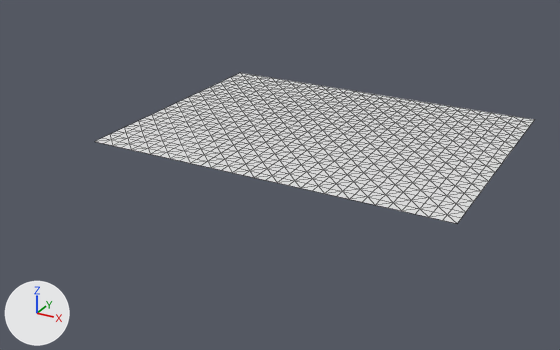
The OBJ model assets/maps/chunks/terrain_lod0_2_3.obj as it was, and as the next commit left it.
The view is the same before and after, from a camera (50 mm lens) standing at (216.3, -334.2, 40.5) and looking at (157.7, -227.7, -12.8). The axes (+X, +Y, +Z) are drawn at lower left. The lights are the same throughout. The picture after the commit comes second. Mesh edges are drawn as thin lines. Where no turn or scale is listed for an object, it has been applied to the vertices.

In view in the first picture: 'terrain_lod0_2_3'.
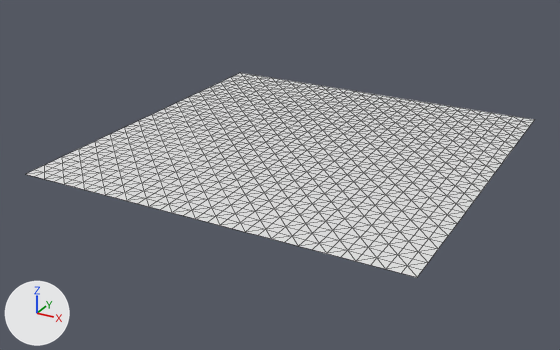
Where the change shows, as pixel boxes (x1, y1, x2, y2) in the pictures (560 x 350 px):
'terrain_lod0_2_3', reshaped (15% wider, 36% taller)
    before: (95, 73, 534, 223)
    after: (27, 73, 534, 277)
part 1 of me_terrain_lod0_2_3, added
    after: (27, 142, 457, 277)

What the commit changed:
me_terrain_lod0_2_3 is used by ob_terrain_lod0_2_3; location (0.0, 0.0, 0.0).
me_terrain_lod0_2_3 had 825 vertices, 1536 faces and spanned x 128.0..192.0, y -240.0..-192.0, z -8.0.
me_terrain_lod0_2_3 now has 1089 vertices, 2048 faces and spans x 128.0..192.0, y -256.0..-192.0, z -8.0.
Part 1, on me_terrain_lod0_2_3:
33 new vertices lie (0.0, -2.0, 0.0) away from vertices in x 128.0..192.0, y -240.0, z -8.0.
33 new vertices lie (0.0, -2.0, 0.0) away from vertices in x 128.0..192.0, y -242.0, z -8.0.
33 new vertices lie (0.0, -2.0, 0.0) away from vertices in x 128.0..192.0, y -244.0, z -8.0.
33 new vertices lie (0.0, -2.0, 0.0) away from vertices in x 128.0..192.0, y -246.0, z -8.0.
33 new vertices lie (0.0, -2.0, 0.0) away from vertices in x 128.0..192.0, y -248.0, z -8.0.
33 new vertices lie (0.0, -2.0, 0.0) away from vertices in x 128.0..192.0, y -250.0, z -8.0.
33 new vertices lie (0.0, -2.0, 0.0) away from vertices in x 128.0..192.0, y -252.0, z -8.0.
33 new vertices lie (0.0, -2.0, 0.0) away from vertices in x 128.0..192.0, y -254.0, z -8.0.
512 new faces join them.
